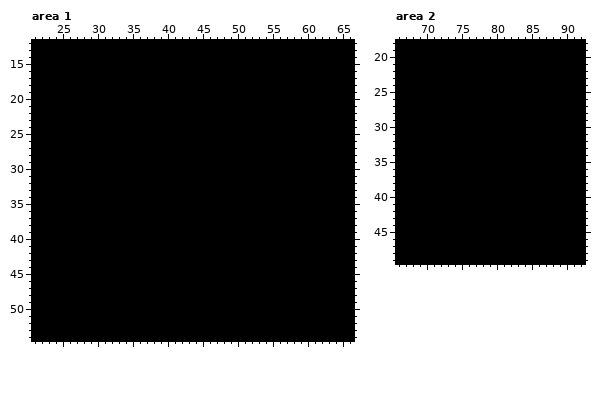
Two states of a pixel-art file, Assets/Textures/Menus/Win-Lose/lose screen.aseprite. The picture above is the old version.
640x320 pixels, 1 frame. Colours within 5 levels of each other are drawn and written as one. Shown: area 1: x 21..66, y 12..54; area 2: x 66..92, y 18..49. The commit also changed other parts of the picture, which this record leaves out.
The result:
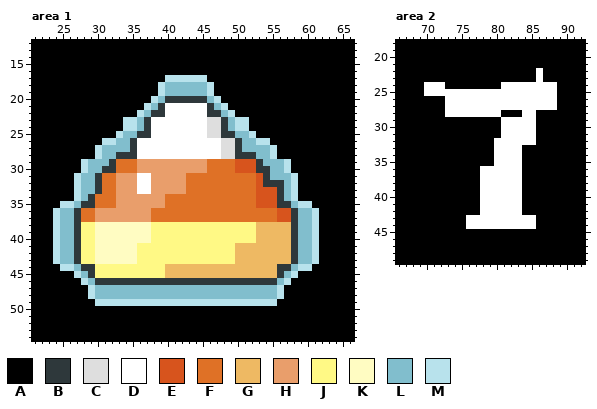
Palette (. is transparent): A #000000  B #2e383b  C #dedede  D #ffffff  E #d7541d  F #df7126  G #eeb963  H #e99e6b  J #fff985  K #fffcc2  L #81becd  M #b8e2ec
The edit:
layer "candy icon" now shown
layer "candy num" now shown
Area 1, layer "candy icon":
y 17: x 40..45 AAAAAA -> MMMMMM
y 18..19: x 39..46 AAAAAAAA -> MLLLLLLM
y 20: x 38..47 AAAAAAAAAA -> MLBBBBBBLM
y 21: x 37..48 AAAAAAAAAAAA -> MLBDDDDDDBLM
y 22: x 36..49 AAAAAAAAAAAAAA -> MLBBDDDDDDBBLM
y 23..24: x 34..51 AAAAAAAAAAAAAAAAAA -> MMLBDDDDDDDDCCBLMM
y 25: x 33..52 AAAAAAAAAAAAAAAAAAAA -> MLLBBDDDDDDDDCCBBLLM
y 26: x 31..54 AAAAAAAAAAAAAAAAAAAAAAAA -> MMLLBDDDDDDDDDDDDCCBLLMM
y 27: x 30..55 AAAAAAAAAAAAAAAAAAAAAAAAAA -> MLLLLBDDDDDDDDDDDDCCBLLLLM
y 28: x 30..55 AAAAAAAAAAAAAAAAAAAAAAAAAA -> MLLBBBDDDDDDDDDDDDCCBBBLLM
y 29: x 28..57 AAAAAAAAAAAAAAAAAAAAAAAAAAAAAA -> MLLLBFFFHHHHHHHHHHFFFFEEEBLLLM
y 30: x 28..57 AAAAAAAAAAAAAAAAAAAAAAAAAAAAAA -> MLLBBFFFHHHHHHHHHHFFFFEEEBBLLM
y 31: x 27..58 AAAAAAAAAAAAAAAAAAAAAAAAAAAAAAAA -> MLLBFFHHHDDHHHHHFFFFFFFFFFEBLLLM
y 32: x 27..58 AAAAAAAAAAAAAAAAAAAAAAAAAAAAAAAA -> MLLBFFHHHDDHHHHHFFFFFFFFFFEBBBLM
y 33: x 27..58 AAAAAAAAAAAAAAAAAAAAAAAAAAAAAAAA -> MLLBFFHHHDDHHHHHFFFFFFFFFFEEEBLM
y 34: x 27..58 AAAAAAAAAAAAAAAAAAAAAAAAAAAAAAAA -> MLBFFFHHHHHHHFFFFFFFFFFFFFEEEBLM
y 35: x 25..60 AAAAAAAAAAAAAAAAAAAAAAAAAAAAAAAAAAAA -> MMLBBFFFHHHHHHHFFFFFFFFFFFFFEEEBBLMM
y 36..37: x 24..61 AAAAAAAAAAAAAAAAAAAAAAAAAAAAAAAAAAAAAA -> MLLBFFHHHHHHHHFFFFFFFFFFFFFFFFFFEEBLLM
y 38..40: x 24..61 AAAAAAAAAAAAAAAAAAAAAAAAAAAAAAAAAAAAAA -> MLLBJJKKKKKKKKJJJJJJJJJJJJJJJGGGGGBLLM
y 41..43: x 24..61 AAAAAAAAAAAAAAAAAAAAAAAAAAAAAAAAAAAAAA -> MLLBJJKKKKKKJJJJJJJJJJJJJJGGGGGGGGBLLM
y 44: x 25..60 AAAAAAAAAAAAAAAAAAAAAAAAAAAAAAAAAAAA -> MMLBBJJJJJJJJJJGGGGGGGGGGGGGGGGBBLMM
y 45: x 27..58 AAAAAAAAAAAAAAAAAAAAAAAAAAAAAAAA -> MLBJJJJJJJJJJGGGGGGGGGGGGGGGGBLM
y 46: x 28..57 AAAAAAAAAAAAAAAAAAAAAAAAAAAAAA -> MLBBBBBBBBBBBBBBBBBBBBBBBBBBLM
y 47..48: x 29..56 AAAAAAAAAAAAAAAAAAAAAAAAAAAA -> MLLLLLLLLLLLLLLLLLLLLLLLLLLM
y 49: x 30..55 AAAAAAAAAAAAAAAAAAAAAAAAAA -> MMMMMMMMMMMMMMMMMMMMMMMMMM
Area 2, layer "candy num":
y 22..23: x 86 A -> D
y 24: x 70..72 AAA -> DDD; x 81..88 AAAAAAAA -> DDDDDDDD
y 25: x 70..88 AAAAAAAAAAAAAAAAAAA -> DDDDDDDDDDDDDDDDDDD
y 26..27: x 73..88 AAAAAAAAAAAAAAAA -> DDDDDDDDDDDDDDDD
y 28: x 73..80 AAAAAAAA -> DDDDDDDD; x 84..85 AA -> DD
y 29..31: x 81..85 AAAAA -> DDDDD
y 32: x 80..85 AAAAAA -> DDDDDD
y 33..35: x 80..83 AAAA -> DDDD
y 36..42: x 78..83 AAAAAA -> DDDDDD
y 43..44: x 76..85 AAAAAAAAAA -> DDDDDDDDDD
Changed places in both pictures, as pixel boxes (x1, y1, x2, y2):
changed: (53, 75, 319, 306)
changed: (424, 68, 557, 229)
